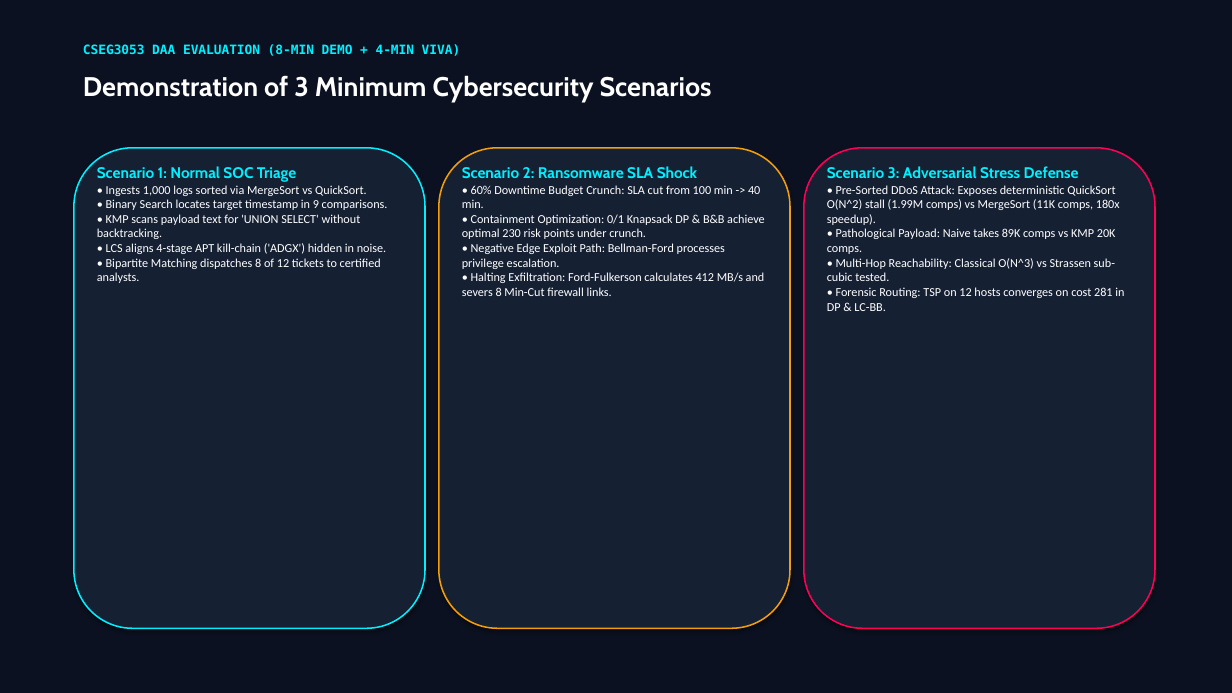
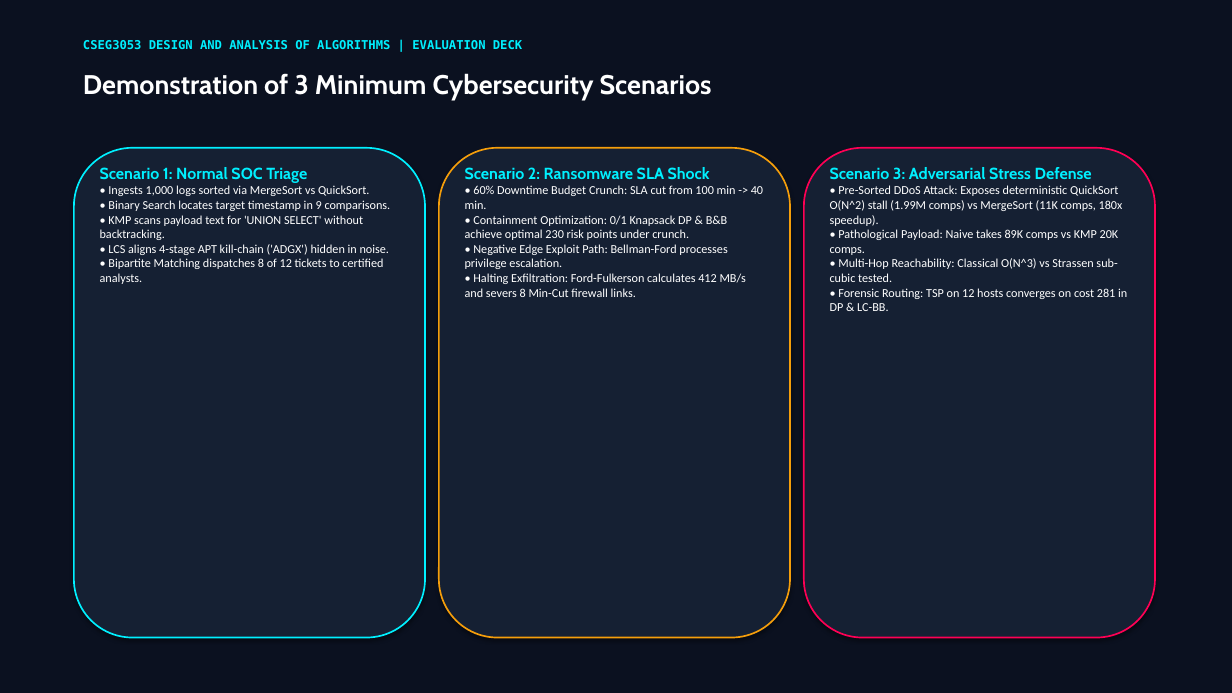
Before and after one commit to SPARSHsrihero1/cseg3053-cyber-threat-engine, a slide deck: slide 6 of presentation/CSEG3053_8Min_Evaluation_Deck.pptx. Drawn at 1232x693 pixels with LibreOffice and Linux fonts; fonts in the diff are those of the drawing. Boxes give left, top, right and bottom in pixels: in the first picture for what was removed or moved away, otherwise in the second. Text is boxed around its words. In the diff, an @@ line names an element or a change of style, - is before the commit and + after.

Commit message:
feat(presentation): build impactful 7-slide evaluation deck with styled benchmark table and KPI badges

```diff
--- a/presentation/CSEG3053_8Min_Evaluation_Deck.pptx
+++ b/presentation/CSEG3053_8Min_Evaluation_Deck.pptx
@@ text at [83, 40, 522, 49]: text changed; size 10 to 9.5 pt @@
-CSEG3053 DAA EVALUATION (8-MIN DEMO + 4-MIN VIVA)
+CSEG3053 DESIGN AND ANALYSIS OF ALGORITHMS | EVALUATION DECK
@@ rounded rectangle: place and size @@
-rounded rectangle at [74, 148, 425, 628]
+rounded rectangle at [74, 148, 425, 638]
@@ rounded rectangle at [74, 148, 425, 638]: outline #00F0FF 1.2 pt to #00F0FF 1.3 pt @@
@@ rounded rectangle: place and size @@
-rounded rectangle at [439, 148, 790, 628]
+rounded rectangle at [439, 148, 790, 638]
@@ rounded rectangle at [439, 148, 790, 638]: outline #F59E0B 1.2 pt to #F59E0B 1.3 pt @@
@@ rounded rectangle: place and size @@
-rounded rectangle at [804, 148, 1155, 628]
+rounded rectangle at [804, 148, 1155, 638]
@@ rounded rectangle at [804, 148, 1155, 638]: outline #FF0055 1.2 pt to #FF0055 1.3 pt @@
@@ text at [100, 167, 307, 183]: size 12 to 12.5 pt in "Scenario 1: Normal SOC Triage" @@
@@ text at [465, 167, 710, 179]: size 12 to 12.5 pt in "Scenario 2: Ransomware SLA Shock" @@
@@ text at [830, 167, 1092, 179]: size 12 to 12.5 pt in "Scenario 3: Adversarial Stress Defense" @@
```
Also in this commit, not shown: 6 other slides changed, 3 other files.
